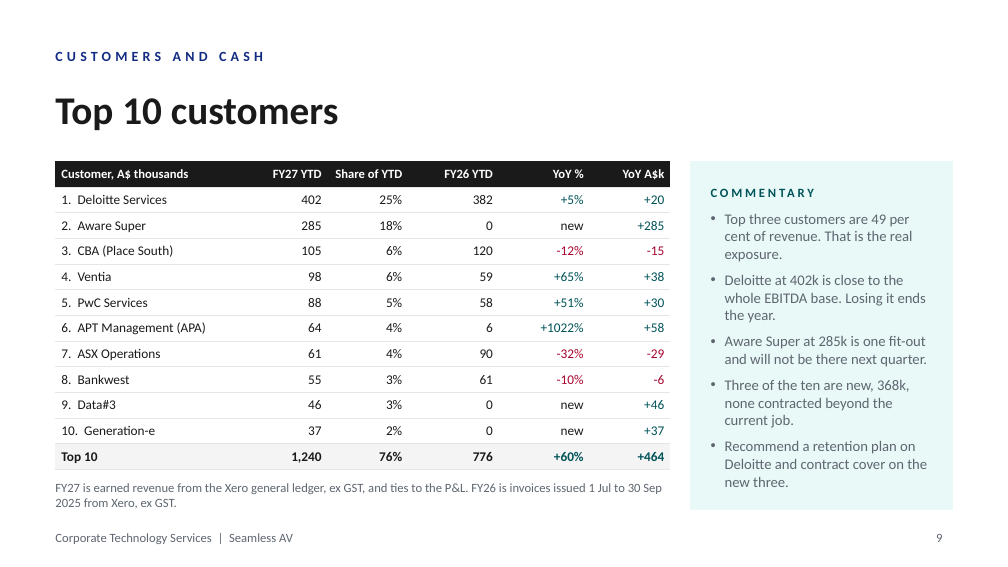
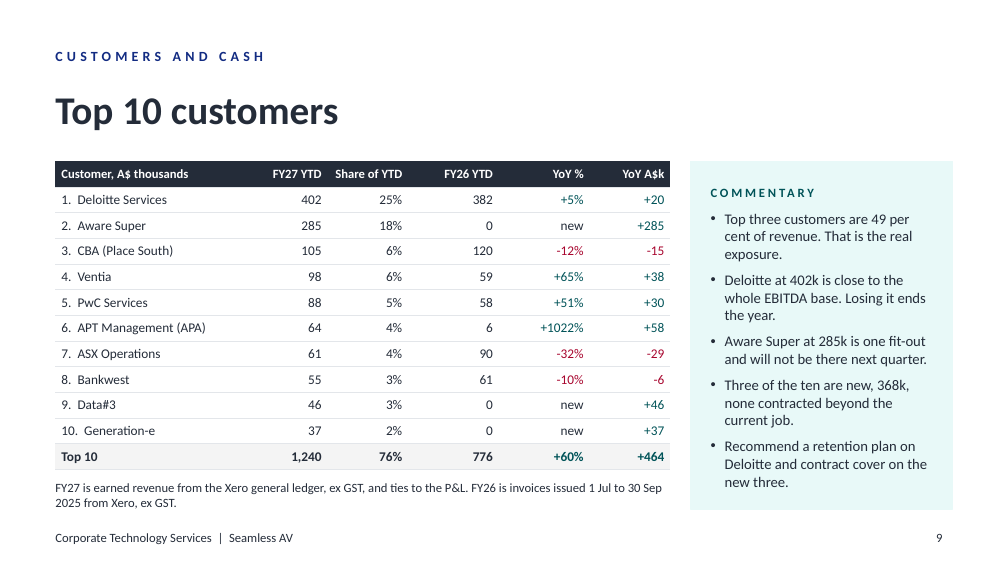
Before and after one commit to WesleyNelson-O33/Claude, a slide deck: slide 9 of deck/CTS Monthly Business Review - September 2026.pptx. Drawn at 1008x567 pixels with LibreOffice and Linux fonts; fonts in the diff are those of the drawing; background and template pictures are left out. Boxes give left, top, right and bottom in pixels: in the first picture for what was removed or moved away, otherwise in the second. Text is boxed around its words. In the diff, an @@ line names an element or a change of style, - is before the commit and + after.

```diff
--- a/deck/CTS Monthly Business Review - September 2026.pptx
+++ b/deck/CTS Monthly Business Review - September 2026.pptx
@@ title "Top 10 customers" at bbox=[55, 98, 338, 130]: text colour #1A1A1A to #242C39 @@
@@ table at bbox=[55, 161, 670, 470] @@
@@ fill #1A1A1A to #242C39 in row 1 @@
@@ text colour #1A1A1A to #242C39 in "1. Deloitte Services", "402", "25%", "382" and 43 more places @@
@@ text colour #5F6670 to #242C39 in 4 elements at bbox=[55, 483, 662, 509], bbox=[725, 213, 927, 487], bbox=[936, 534, 942, 542], bbox=[55, 533, 293, 544] @@
```
Also in this commit, not shown: 17 other slides changed, 1 other file.
